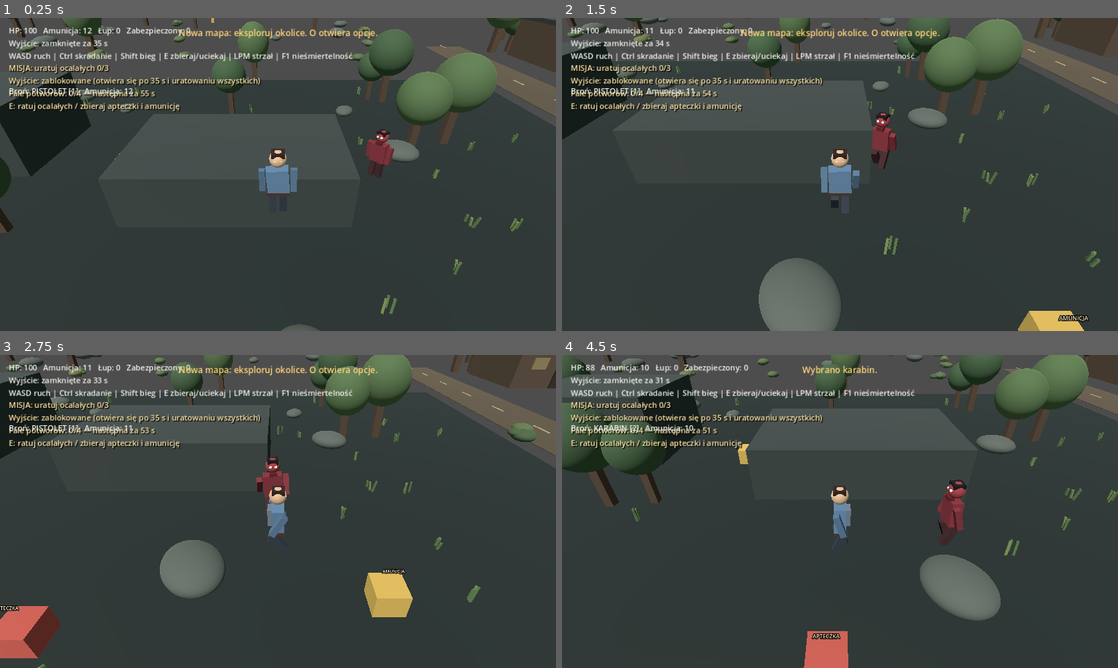
Above: before the commit, frames 1-4 (two rows, left to right).
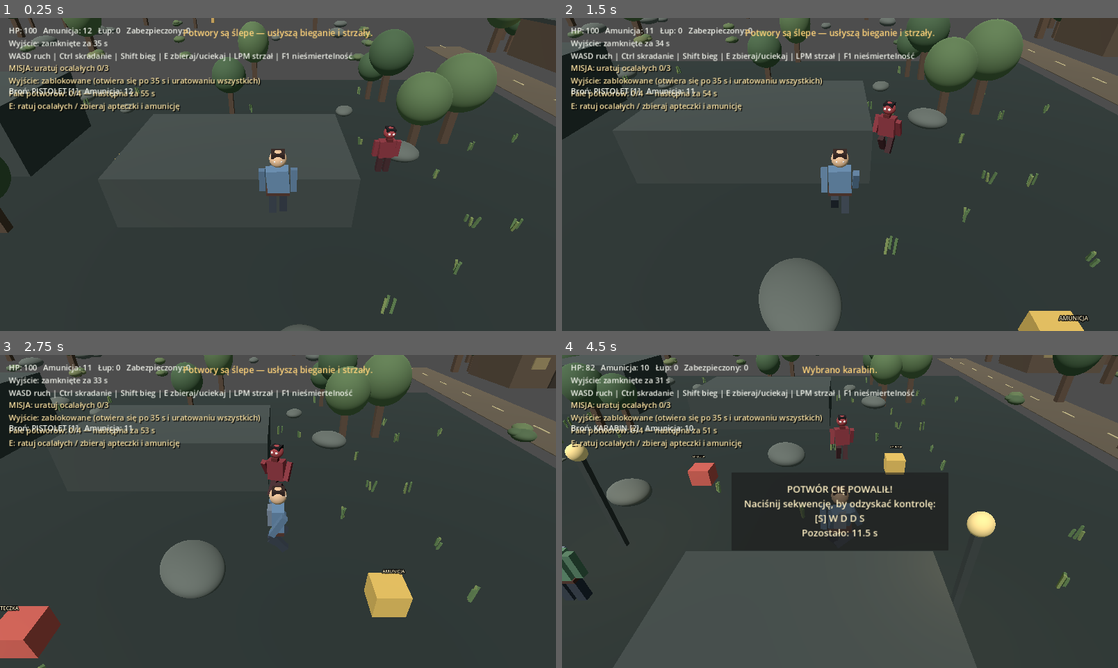
Above: after the commit, the same moments.

Repository: SansDoritos1337/Gameofsurvivals
Game: Godot game, scene res://scenes/Main.tscn
Two runs of this game, one before a commit and one after it. Both use one fixed random seed, a clock stepped at 60 frames per second and the inputs below.
Inputs (mouse positions are in pixels of both pictures, inside the frame that each line leads up to):
- Up to frame 1 (0.25 s): no input
- Up to frame 2 (1.5 s): tap Enter at 0.5 s; move the mouse to (962, 158) at 0.52 s; hold D 0.53-1.28 s; hold Ctrl 0.53-1.28 s; click (962, 158) at 0.67 s; tap Shift at 0.8, 1.35 s; move the mouse to (728, 190) at 1.27 s; hold S from 1.28 s (still down)
- Up to frame 3 (2.75 s): tap Ctrl at 1.55 s; move the mouse to (333, 442) at 2.02 s; release S at 2.03 s; hold D from 2.03 s (still down); hold Ctrl from 2.03 s (still down); tap Shift at 2.3 s
- Up to frame 4 (4.5 s): move the mouse to (812, 574) at 2.77 s; release D at 2.78 s; release Ctrl at 2.78 s; hold W 2.78-3.53 s; tap Shift at 2.85 s; click (812, 574) at 2.92 s; tap Ctrl at 3.05 s; move the mouse to (1006, 558) at 3.52 s; hold Shift 3.53-4.28 s; hold A from 3.53 s (still down); tap 1 at 3.6 s; move the mouse to (673, 464) at 4.27 s; tap 2 at 4.35 s

The runs differ from the first frame. In frame 1, 0.8% of the frame differs, in the area x 32-73%, y 3-49%; in frame 2, 1.1%; in frame 3, 1.0%; in frame 4, 30%, in the area x 0-100%, y 0-100%.

Commit message:
Add blind sound-hunting monsters, retreating chase, knockdown ragdoll, and recovery minigame

Diff:
--- a/scenes/Main.tscn
+++ b/scenes/Main.tscn
@@ -1,6 +1,6 @@
 [gd_scene load_steps=3 format=3]
 
-[ext_resource type="Script" path="res://scripts/VisualMain.gd" id="1"]
+[ext_resource type="Script" path="res://scripts/SoundHunterMain.gd" id="1"]
 [ext_resource type="Script" path="res://scripts/ThirdPersonCamera.gd" id="2"]
 
 [node name="Main" type="Node3D"]
--- /dev/null
+++ b/scripts/SoundHunterMain.gd
@@ -0,0 +1,301 @@
+extends "res://scripts/VisualMain.gd"
+
+const HEARING_WALK_RADIUS := 9.0
+const HEARING_RUN_RADIUS := 20.0
+const HEARING_CROUCH_RADIUS := 2.5
+const CHASE_MEMORY_SECONDS := 8.0
+const HIT_DISTANCE := 1.35
+const RECOVERY_KEYS := [KEY_W, KEY_A, KEY_S, KEY_D]
+const RECOVERY_LABELS := {KEY_W: "W", KEY_A: "A", KEY_S: "S", KEY_D: "D"}
+
+var player_downed := false
+var recovery_sequence: Array[int] = []
+var recovery_index := 0
+var recovery_time_left := 0.0
+var recovery_panel: PanelContainer
+var recovery_label: Label
+var ragdoll_root: Node3D
+var ragdoll_tween: Tween
+var hit_lockout := 0.0
+var monster_retreat_time := 5.0
+
+func _ready() -> void:
+    super._ready()
+    _create_recovery_ui()
+    _show_toast("Potwory są ślepe — usłyszą bieganie i strzały.")
+
+func _physics_process(delta: float) -> void:
+    super._physics_process(delta)
+    if hit_lockout > 0.0:
+        hit_lockout = maxf(0.0, hit_lockout - delta)
+    if player_downed and not game_over:
+        _update_recovery_minigame(delta)
+
+func _move_player(delta: float) -> void:
+    if player == null:
+        return
+    if player_downed:
+        player.velocity.x = move_toward(player.velocity.x, 0.0, 3.0 * delta)
+        player.velocity.z = move_toward(player.velocity.z, 0.0, 3.0 * delta)
+        if player.is_on_floor():
+            player.velocity.y = -0.5
+        else:
+            player.velocity.y -= GROUND_GRAVITY * delta
+        player.move_and_slide()
+        player.position.x = clampf(player.position.x, -EXPANDED_WORLD_LIMIT, EXPANDED_WORLD_LIMIT)
+        player.position.z = clampf(player.position.z, -EXPANDED_WORLD_LIMIT, EXPANDED_WORLD_LIMIT)
+        return
+
+    var input := Vector2(
+        float(Input.is_key_pressed(KEY_D)) - float(Input.is_key_pressed(KEY_A)),
+        float(Input.is_key_pressed(KEY_W)) - float(Input.is_key_pressed(KEY_S))
+    )
+    var move_direction := Vector3.ZERO
+    if input.length_squared() > 0.0:
+        var basis := camera.global_transform.basis
+        var forward := -basis.z
+        forward.y = 0.0
+        forward = forward.normalized()
+        var right := basis.x
+        right.y = 0.0
+        right = right.normalized()
+        move_direction = right * input.x + forward * input.y
+        if move_direction.length_squared() > 0.0:
+            move_direction = move_direction.normalized()
+
+    var crouching := Input.is_key_pressed(KEY_CTRL)
+    var running := Input.is_key_pressed(KEY_SHIFT) and not crouching
+    var speed := 2.0 if crouching else (6.0 if running else 3.8)
+    player.velocity.x = move_direction.x * speed
+    player.velocity.z = move_direction.z * speed
+    if player.is_on_floor():
+        if player.velocity.y < 0.0:
+            player.velocity.y = -0.5
+    else:
+        player.velocity.y -= GROUND_GRAVITY * delta
+    player.move_and_slide()
+    player.position.x = clampf(player.position.x, -EXPANDED_WORLD_LIMIT, EXPANDED_WORLD_LIMIT)
+    player.position.z = clampf(player.position.z, -EXPANDED_WORLD_LIMIT, EXPANDED_WORLD_LIMIT)
+
+    if move_direction.length_squared() > 0.0:
+        player.rotation.y = atan2(move_direction.x, move_direction.z)
+        if running:
+            _make_noise(player.position, HEARING_RUN_RADIUS, 0.45)
+        elif crouching:
+            _make_noise(player.position, HEARING_CROUCH_RADIUS, 0.2)
+        else:
+            _make_noise(player.position, HEARING_WALK_RADIUS, 0.3)
+
+func _handle_actions(delta: float) -> void:
+    if player_downed:
+        _update_hud()
+        return
+    super._handle_actions(delta)
+
+func _spawn_enemy(position: Vector3) -> void:
+    var actor := _create_actor(Color("a93e45"), "Monster")
+    actor.position = position
+    enemies.append({
+        "node": actor,
+        "state": "idle",
+        "target": position,
+        "timer": 0.0,
+        "speed": rng.randf_range(2.0, 2.7),
+        "attack_cooldown": 0.0,
+        "retreat_target": position
+    })
+
+func _update_enemies(delta: float) -> void:
+    for index in range(enemies.size()):
+        var enemy: Dictionary = enemies[index]
+        var actor := enemy["node"] as CharacterBody3D
+        if not is_instance_valid(actor):
+            continue
+
+        enemy["timer"] = maxf(0.0, float(enemy["timer"]) - delta)
+        enemy["attack_cooldown"] = maxf(0.0, float(enemy["attack_cooldown"]) - delta)
+        var to_player := player.global_position - actor.global_position
+        to_player.y = 0.0
+        var player_distance := to_player.length()
+        var hears_player := noise_time > 0.0 and actor.global_position.distance_to(noise_position) <= noise_radius
+
+        # No vision check: the monster only acquires the player when it hears a sound.
+        if enemy["state"] != "retreat" and hears_player:
+            enemy["state"] = "chase"
+            enemy["target"] = noise_position
+            enemy["timer"] = CHASE_MEMORY_SECONDS
+
+        var direction := Vector3.ZERO
+        match String(enemy["state"]):
+            "chase":
+                direction = Vector3(enemy["target"]) - actor.global_position
+                direction.y = 0.0
+                if player_distance < 1.1:
+                    direction = to_player
+                if float(enemy["timer"]) <= 0.0 and not hears_player:
+                    enemy["state"] = "search"
+                    enemy["timer"] = 2.5
+            "search":
+                direction = Vector3(enemy["target"]) - actor.global_position
+                direction.y = 0.0
+                if direction.length() < 1.0 or float(enemy["timer"]) <= 0.0:
+                    enemy["state"] = "idle"
+            "retreat":
+                direction = Vector3(enemy["retreat_target"]) - actor.global_position
+                direction.y = 0.0
+                if direction.length() < 1.0 or float(enemy["timer"]) <= 0.0:
+                    enemy["state"] = "idle"
+            "idle":
+                pass
+
+        if direction.length_squared() > 0.01:
+            direction = direction.normalized()
+            actor.rotation.y = atan2(direction.x, direction.z)
+            actor.velocity.x = direction.x * float(enemy["speed"])
+            actor.velocity.z = direction.z * float(enemy["speed"])
+        else:
+            actor.velocity.x = move_toward(actor.velocity.x, 0.0, 5.0 * delta)
+            actor.velocity.z = move_toward(actor.velocity.z, 0.0, 5.0 * delta)
+        actor.velocity.y = 0.0
+        actor.move_and_slide()
+        _animate_character(actor, direction.length_squared() > 0.01)
+
+        if player_distance < HIT_DISTANCE and String(enemy["state"]) == "chase" and float(enemy["attack_cooldown"]) <= 0.0 and not player_downed and hit_lockout <= 0.0:
+            enemy["attack_cooldown"] = 2.0
+            _start_monster_hit(actor, enemy)
+        enemies[index] = enemy
+
+func _start_monster_hit(attacker: CharacterBody3D, enemy: Dictionary) -> void:
+    if player_downed or game_over:
+        return
+    player_downed = true
+    player_health = maxi(0, player_health - 18)
+    hit_lockout = 2.0
+
+    var away := player.global_position - attacker.global_position
+    away.y = 0.0
+    if away.length_squared() < 0.01:
+        away = Vector3.BACK
+    away = away.normalized()
+    player.velocity = away * 8.0 + Vector3.UP * 4.5
+
+    # The attacker breaks off and runs away while the player completes the recovery challenge.
+    enemy["state"] = "retreat"
+    enemy["retreat_target"] = attacker.global_position + away * 15.0
+    enemy["timer"] = monster_retreat_time
+    var enemy_index := _enemy_index_for(attacker)
+    if enemy_index >= 0:
+        enemies[enemy_index] = enemy
+
+    _set_ragdoll_pose(true)
+    _begin_recovery_minigame()
+    if player_health <= 0:
+        game_over = true
+        _show_toast("Koniec gry — naciśnij R, aby zagrać ponownie.")
+
+func _enemy_index_for(actor: CharacterBody3D) -> int:
+    for index in range(enemies.size()):
+        if enemies[index]["node"] == actor:
+            return index
+    return -1
+
+func _begin_recovery_minigame() -> void:
+    recovery_sequence.clear()
+    recovery_index = 0
+    recovery_time_left = 12.0
+    for index in range(5):
+        recovery_sequence.append(RECOVERY_KEYS[rng.randi_range(0, RECOVERY_KEYS.size() - 1)])
+    if recovery_panel != null:
+        recovery_panel.visible = true
+    _refresh_recovery_text()
+
+func _update_recovery_minigame(delta: float) -> void:
+    recovery_time_left -= delta
+    if recovery_time_left <= 0.0:
+        recovery_time_left = 12.0
+        recovery_index = 0
+        player_health = maxi(0, player_health - 6)
+        _show_toast("Nie udało się odzyskać kontroli — spróbuj ponownie!")
+        _refresh_recovery_text()
+        if player_health <= 0:
+            game_over = true
+            _show_toast("Koniec gry — naciśnij R, aby zagrać ponownie.")
+
+func _unhandled_input(event: InputEvent) -> void:
+    if player_downed and event is InputEventKey and event.pressed and not event.echo:
+        var pressed_key := (event as InputEventKey).keycode
+        if pressed_key in RECOVERY_KEYS:
+            if pressed_key == recovery_sequence[recovery_index]:
+                recovery_index += 1
+                if recovery_index >= recovery_sequence.size():
+                    _finish_recovery()
+                else:
+                    _refresh_recovery_text()
+            else:
+                recovery_index = 0
+                _show_toast("Zły klawisz — zacznij sekwencję od początku.")
+                _refresh_recovery_text()
+            get_viewport().set_input_as_handled()
+            return
+    super._unhandled_input(event)
+
+func _finish_recovery() -> void:
+    player_downed = false
+    hit_lockout = 1.5
+    player.velocity = Vector3.ZERO
+    player_health = mini(100, player_health + 8)
+    _set_ragdoll_pose(false)
+    if recovery_panel != null:
+        recovery_panel.visible = false
+    _show_toast("Udało się! Odzyskujesz kontrolę nad postacią.")
+
+func _set_ragdoll_pose(enabled: bool) -> void:
+    if player == null:
+        return
+    var parts := ["Torso", "Head", "LeftArm", "RightArm", "LeftLeg", "RightLeg"]
+    if enabled:
+        for part_name in parts:
+            var part := player.get_node_or_null(part_name) as Node3D
+            if part == null:
+                continue
+            var target_rotation := Vector3(
+                rng.randf_range(-0.45, 0.45),
+                rng.randf_range(-0.35, 0.35),
+                rng.randf_range(-1.1, 1.1)
+            )
+            part.rotation = target_rotation
+    else:
+        for part_name in parts:
+            var part := player.get_node_or_null(part_name) as Node3D
+            if part != null:
+                part.rotation = Vector3.ZERO
+
+func _create_recovery_ui() -> void:
+    var canvas := get_node_or_null("CanvasLayer") as CanvasLayer
+    if canvas == null:
+        canvas = CanvasLayer.new()
+        add_child(canvas)
+    recovery_panel = PanelContainer.new()
+    recovery_panel.name = "RecoveryChallenge"
+    recovery_panel.set_anchors_preset(Control.PRESET_CENTER)
+    recovery_panel.position = Vector2(-250, -90)
+    recovery_panel.size = Vector2(500, 180)
+    recovery_panel.visible = false
+    recovery_panel.process_mode = Node.PROCESS_MODE_ALWAYS
+    canvas.add_child(recovery_panel)
+    recovery_label = Label.new()
+    recovery_label.horizontal_alignment = HORIZONTAL_ALIGNMENT_CENTER
+    recovery_label.vertical_alignment = VERTICAL_ALIGNMENT_CENTER
+    recovery_label.add_theme_font_size_override("font_size", 22)
+    recovery_label.add_theme_color_override("font_color", Color("fff0c4"))
+    recovery_label.autowrap_mode = TextServer.AUTOWRAP_WORD_SMART
+    recovery_panel.add_child(recovery_label)
+
+func _refresh_recovery_text() -> void:
+    if recovery_label == null:
+        return
+    var sequence_text := ""
+    for index in range(recovery_sequence.size()):
+        var key_label := String(RECOVERY_LABELS[recovery_sequence[index]])
+        sequence_text += ("[%s] " if index == recovery_index else "%s ") % key_label
+    recovery_label.text = "POTWÓR CIĘ POWALIŁ!\nNaciśnij sekwencję, by odzyskać kontrolę:\n%s\nPozostało: %.1f s" % [sequence_text, maxf(0.0, recovery_time_left)]
